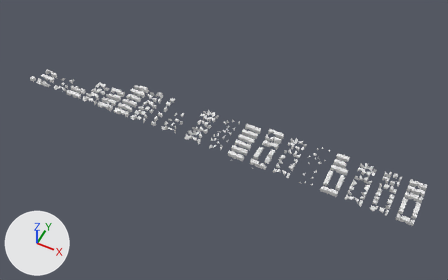
One commit to the glTF model public/blocks.glb: the scene before it, then after it.
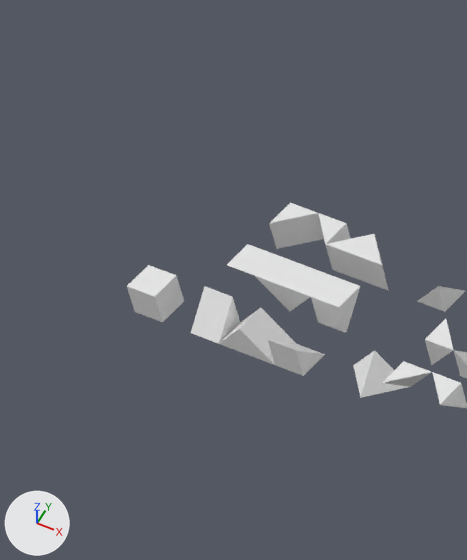
The first picture shows the older version from a 50 mm lens placed at (103.3, -88.5, 115.9), pointed at (56.4, 5.1, -1.2). The close-ups show both versions on the part from 4% to 15% of the width and 17% to 38% of the height of that picture; other places that the commit changed are outside them. Arrows for +X, +Y and +Z are at lower left; the lights stay in place. Where no turn or scale is listed for an object, it has been applied to the vertices.

The first close-up shows 'blockFU', 'cornerFR', 'slopeBL', 'slopeBU', 'slopeFR', 'slopeFU', 'slopeLF', 'slopeLU', 'slopeUB', 'slopeUF', 'slopeUL', 'slopeUR'.
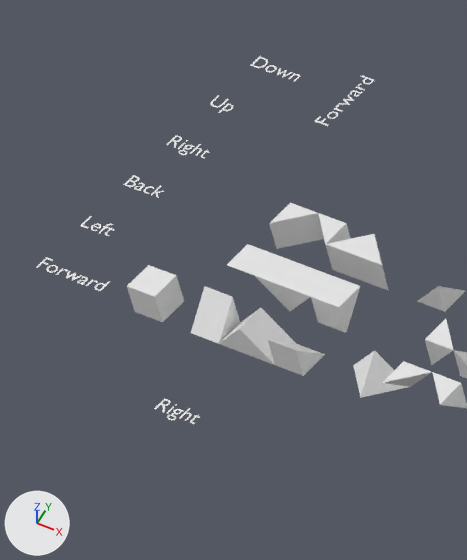
What differs and where, as boxes (x1, y1, x2, y2) in the close-ups (467 x 560 px):
'Text.002', added
    after: (37, 257, 111, 291)
'Text', added
    after: (315, 76, 374, 126)
'Text.001', added
    after: (154, 399, 200, 424)
'Text.005', added
    after: (166, 135, 210, 158)
'Text.007', added
    after: (250, 56, 300, 82)
'Text.004', added
    after: (124, 175, 164, 198)
'Text.003', added
    after: (80, 216, 114, 236)
'Text.006', added
    after: (210, 95, 233, 113)

Patch to the scene script:
```diff
--- a/public/blocks.glb.py
+++ b/public/blocks.glb.py
@@ me_text_007 @@
+me_text_007.from_pydata(...)  # 220 vertices, 216 faces; spans x 0.05..1.72, y -0.01..0.48, z 0.0
@@ me_text_006 @@
+me_text_006.from_pydata(...)  # 156 vertices, 154 faces; spans x 0.043..0.82, y -0.161..0.477, z 0.0
@@ me_text_005 @@
+me_text_005.from_pydata(...)  # 517 vertices, 511 faces; spans x 0.054..1.457, y -0.161..0.477, z 0.0
@@ me_text_004 @@
+me_text_004.from_pydata(...)  # 388 vertices, 384 faces; spans x 0.053..1.35, y -0.006..0.477, z 0.0
@@ me_text_003 @@
+me_text_003.from_pydata(...)  # 223 vertices, 217 faces; spans x 0.052..1.086, y -0.006..0.484, z 0.0
@@ me_text_002 @@
+me_text_002.from_pydata(...)  # 481 vertices, 473 faces; spans x 0.05..2.39, y -0.01..0.48, z 0.0
@@ me_text @@
+me_text.from_pydata(...)  # 481 vertices, 473 faces; spans x -0.48..0.01, y 0.05..2.39, z 0.0
@@ ob_text_007 @@
+ob_text_007 = bpy.data.objects.new('Text.007', me_text_007)
+ob_text_007.location = (-3.79, 10.22, 0.03)
@@ ob_text_006 @@
+ob_text_006 = bpy.data.objects.new('Text.006', me_text_006)
+ob_text_006.location = (-3.79, 8.22, 0.03)
@@ ob_text_005 @@
+ob_text_005 = bpy.data.objects.new('Text.005', me_text_005)
+ob_text_005.location = (-3.79, 6.22, 0.03)
@@ ob_text_004 @@
+ob_text_004 = bpy.data.objects.new('Text.004', me_text_004)
+ob_text_004.location = (-3.79, 4.22, 0.03)
@@ ob_text_003 @@
+ob_text_003 = bpy.data.objects.new('Text.003', me_text_003)
+ob_text_003.location = (-3.79, 2.22, 0.03)
@@ ob_text_002 @@
+ob_text_002 = bpy.data.objects.new('Text.002', me_text_002)
+ob_text_002.location = (-3.79, 0.22, 0.03)
@@ ob_text_001 @@
+ob_text_001 = bpy.data.objects.new('Text.001', me_text_005.copy())
+ob_text_001.location = (3.0, -2.99, 0.01)
@@ ob_text @@
+ob_text = bpy.data.objects.new('Text', me_text)
+ob_text.location = (0.0, 9.0, 0.0)
```
